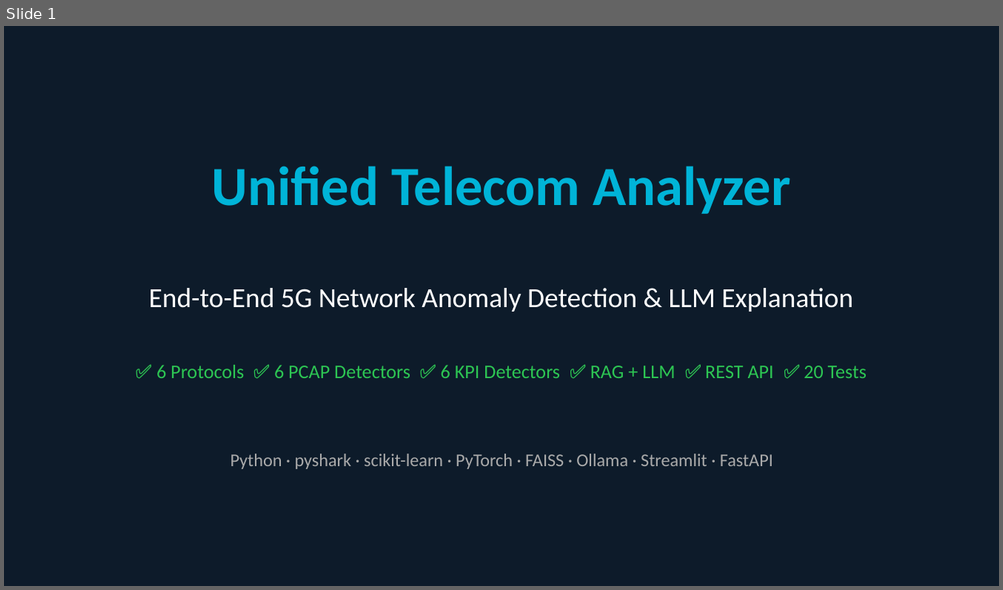
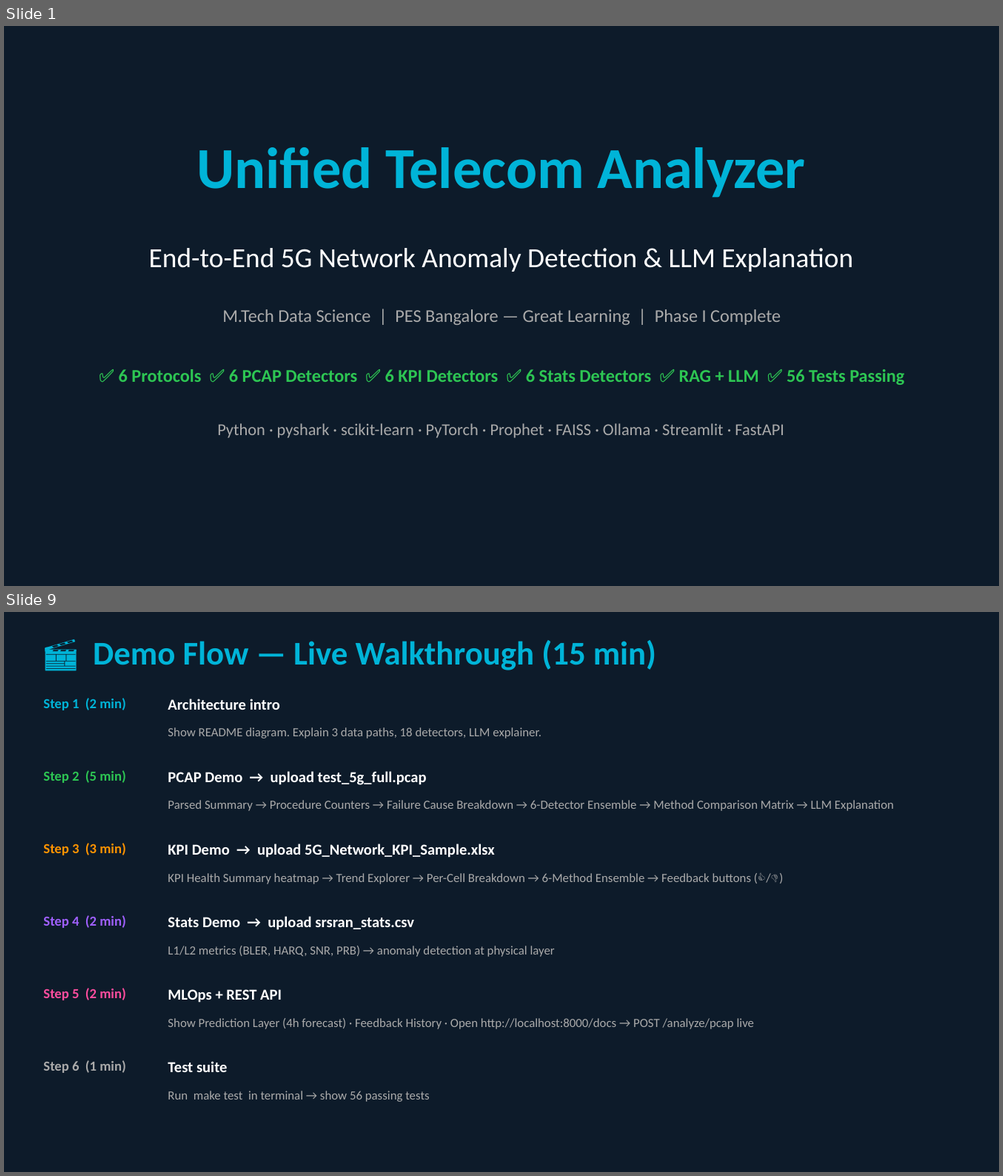
Before and after one commit to vikasrai-tech/telecom-analyzer, a slide deck: docs/Project_Overview_Final.pptx. Shown one above the other, each under a label of ours: slide 1 before the commit, slides 1 and 9 after it; the slides between them are not shown. The pictures are 1003x590 and 1003x1176 pixels, drawn with LibreOffice and Linux fonts; fonts in the diff are those of the drawing. Boxes give left, top, right and bottom in pixels: in the first picture for what was removed or moved away, otherwise in the second. Text is boxed around its words. In the diff, an @@ line names an element or a change of style, - is before the commit and + after.

Commit message:
docs: regenerate final PPT — 12 slides, Phase I complete
Updated: 56 tests (was 20), Stats detection slide, MLOps/Feedback slide,
Demo Flow slide, updated Q&A, summary reflects all 18 detectors.

```diff
--- a/docs/Project_Overview_Final.pptx
+++ b/docs/Project_Overview_Final.pptx
@@ slide 9 added at (4,612,999,1172), background #0D1B2A @@
@@ text added at (93,640,656,670), 24 pt, text #00B4D8, bold @@
+🎬 Demo Flow — Live Walkthrough (15 min)
@@ text added at (43,698,126,710), 10 pt, text #00B4D8, bold @@
+Step 1 (2 min)
@@ text added at (168,699,280,710), 11 pt, text #FFFFFF, bold @@
+Architecture intro
@@ text added at (168,727,541,739), 9 pt, text #AAAAAA @@
+Show README diagram. Explain 3 data paths, 18 detectors, LLM explainer.
@@ text added at (43,770,126,783), 10 pt, text #2DC653, bold @@
+Step 2 (5 min)
@@ text added at (168,771,427,785), 11 pt, text #FFFFFF, bold @@
+PCAP Demo → upload test_5g_full.pcap
@@ text added at (168,800,893,811), 9 pt, text #AAAAAA @@
+Parsed Summary → Procedure Counters → Failure Cause Breakdown → 6-Detector Ensemble → Method Comparison Matrix → LLM Explanation
@@ text added at (43,843,126,855), 10 pt, text #FF9400, bold @@
+Step 3 (3 min)
@@ text added at (168,844,495,858), 11 pt, text #FFFFFF, bold @@
+KPI Demo → upload 5G_Network_KPI_Sample.xlsx
@@ text added at (168,873,751,884), 9 pt, text #AAAAAA @@
+KPI Health Summary heatmap → Trend Explorer → Per-Cell Breakdown → 6-Method Ensemble → Feedback buttons (👍/👎)
@@ text added at (43,915,126,928), 10 pt, text #A060FF, bold @@
+Step 4 (2 min)
@@ text added at (168,916,414,930), 11 pt, text #FFFFFF, bold @@
+Stats Demo → upload srsran_stats.csv
@@ text added at (168,946,555,957), 9 pt, text #AAAAAA @@
+L1/L2 metrics (BLER, HARQ, SNR, PRB) → anomaly detection at physical layer
@@ text added at (43,988,126,1000), 10 pt, text #FF4D9F, bold @@
+Step 5 (2 min)
@@ text added at (168,989,282,1003), 11 pt, text #FFFFFF, bold @@
+MLOps + REST API
@@ text added at (168,1018,754,1029), 9 pt, text #AAAAAA @@
+Show Prediction Layer (4h forecast) · Feedback History · Open http://localhost:8000/docs → POST /analyze/pcap live
@@ text added at (43,1060,126,1073), 10 pt, text #AAAAAA, bold @@
+Step 6 (1 min)
@@ text added at (168,1061,227,1072), 11 pt, text #FFFFFF, bold @@
+Test suite
@@ text added at (168,1091,429,1102), 9 pt, text #AAAAAA @@
+Run make test in terminal → show 56 passing tests
@@ slide 1 changed as well @@
@@ text "Unified Telecom Analyzer": place and size @@
-text "Unified Telecom Analyzer" at (212,166,791,214)
+text "Unified Telecom Analyzer" at (197,147,805,198)
@@ text "Unified Telecom Analyzer" at (197,147,805,198): size 40 to 42 pt @@
@@ text "End-to-End 5G Network Anomaly Detection ...": place and size @@
-text "End-to-End 5G Network Anomaly Detection ..." at (149,288,853,312)
+text "End-to-End 5G Network Anomaly Detection ..." at (149,248,853,272)
@@ text added at (222,309,780,325), 13 pt, text #AAAAAA @@
+M.Tech Data Science | PES Bangalore — Great Learning | Phase I Complete
@@ text at (119,369,904,385): text changed; size 14 to 13 pt; bold on @@
-✅ 6 Protocols ✅ 6 PCAP Detectors ✅ 6 KPI Detectors ✅ RAG + LLM ✅ REST API ✅ 20 Tests
+✅ 6 Protocols ✅ 6 PCAP Detectors ✅ 6 KPI Detectors ✅ 6 Stats Detectors ✅ RAG + LLM ✅ 56 Tests Passing
@@ text at (217,423,784,438): text changed; size 13 to 12 pt @@
-Python · pyshark · scikit-learn · PyTorch · FAISS · Ollama · Streamlit · FastAPI
+Python · pyshark · scikit-learn · PyTorch · Prophet · FAISS · Ollama · Streamlit · FastAPI
```
Also in this commit, not shown: 7 other slides changed, 3 other slides added, 2 slides removed, 1 other file.
